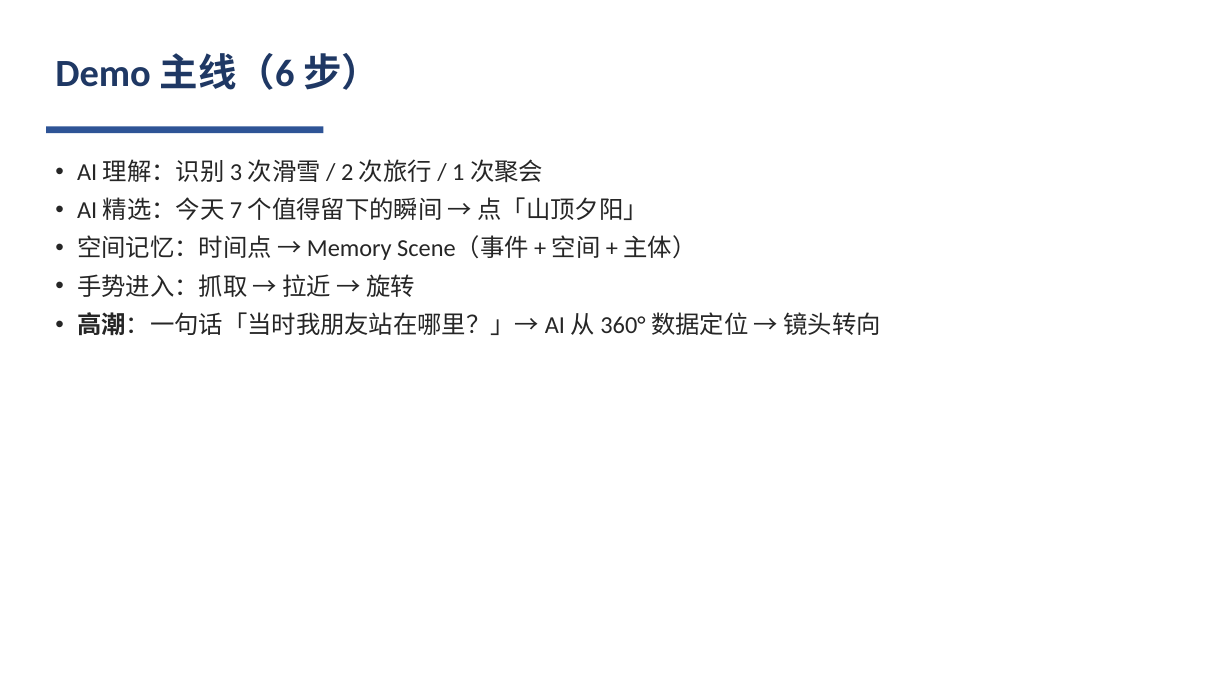
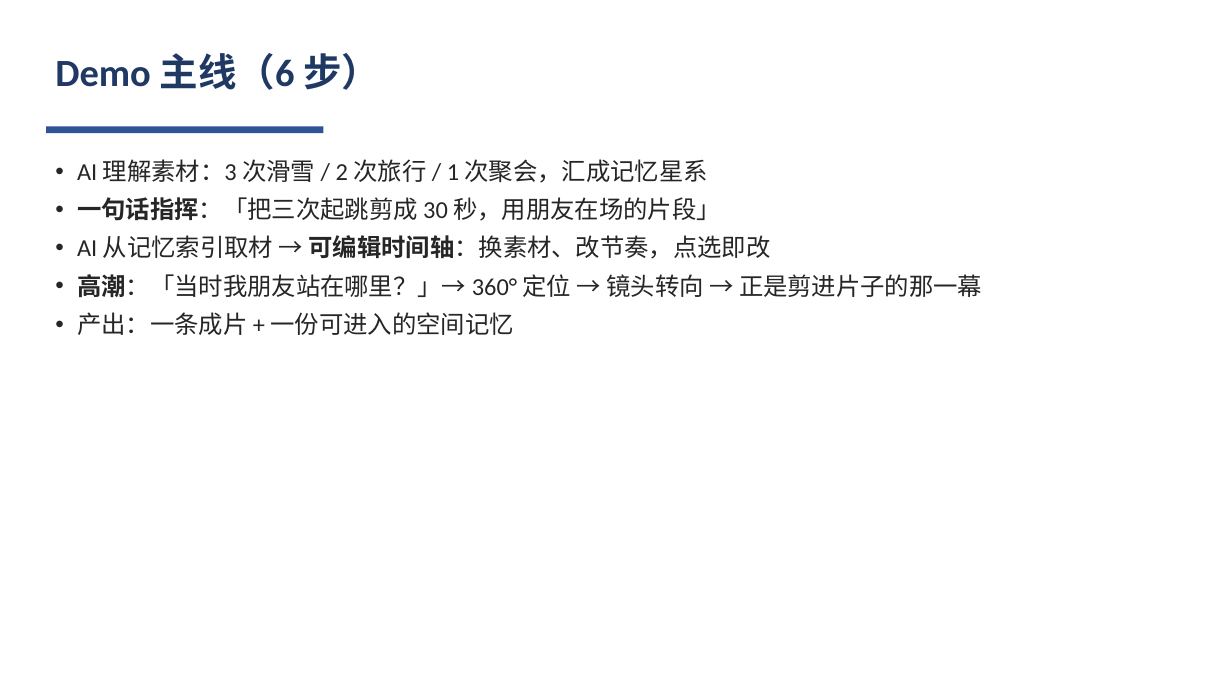
Before and after one commit to obtito/insta360-ai-memory-space, a slide deck: slide 8 of 影石黑客松_Pitch.pptx (slide 7 before the commit). Drawn at 1232x693 pixels with LibreOffice and Linux fonts; fonts in the diff are those of the drawing. Boxes give left, top, right and bottom in pixels: in the first picture for what was removed or moved away, otherwise in the second. Text is boxed around its words. In the diff, an @@ line names an element or a change of style, - is before the commit and + after.

Commit message:
Pitch deck 定稿：记忆驱动的 AI 剪辑（含北极星指标/项目重点/星系工作台）+ 忆境测试报告（test-ready 版）

```diff
--- a/影石黑客松_Pitch.pptx
+++ b/影石黑客松_Pitch.pptx
@@ text at (77, 159, 982, 335): text changed @@
-• AI 理解：识别 3 次滑雪 / 2 次旅行 / 1 次聚会
-• AI 精选：今天 7 个值得留下的瞬间 → 点「山顶夕阳」
-• 空间记忆：时间点 → Memory Scene（事件 + 空间 + 主体）
-• 手势进入：抓取 → 拉近 → 旋转
-• 高潮：一句话「当时我朋友站在哪里？」→ AI 从 360° 数据定位 → 镜头转向
+• AI 理解素材：3 次滑雪 / 2 次旅行 / 1 次聚会，汇成记忆星系
+• 一句话指挥：「把三次起跳剪成 30 秒，用朋友在场的片段」
+• AI 从记忆索引取材 → 可编辑时间轴：换素材、改节奏，点选即改
+• 高潮：「当时我朋友站在哪里？」→ 360° 定位 → 镜头转向 → 正是剪进片子的那一幕
+• 产出：一条成片 + 一份可进入的空间记忆
```
Also in this commit, not shown: 8 other slides changed, 2 slides added, 3 other files.
